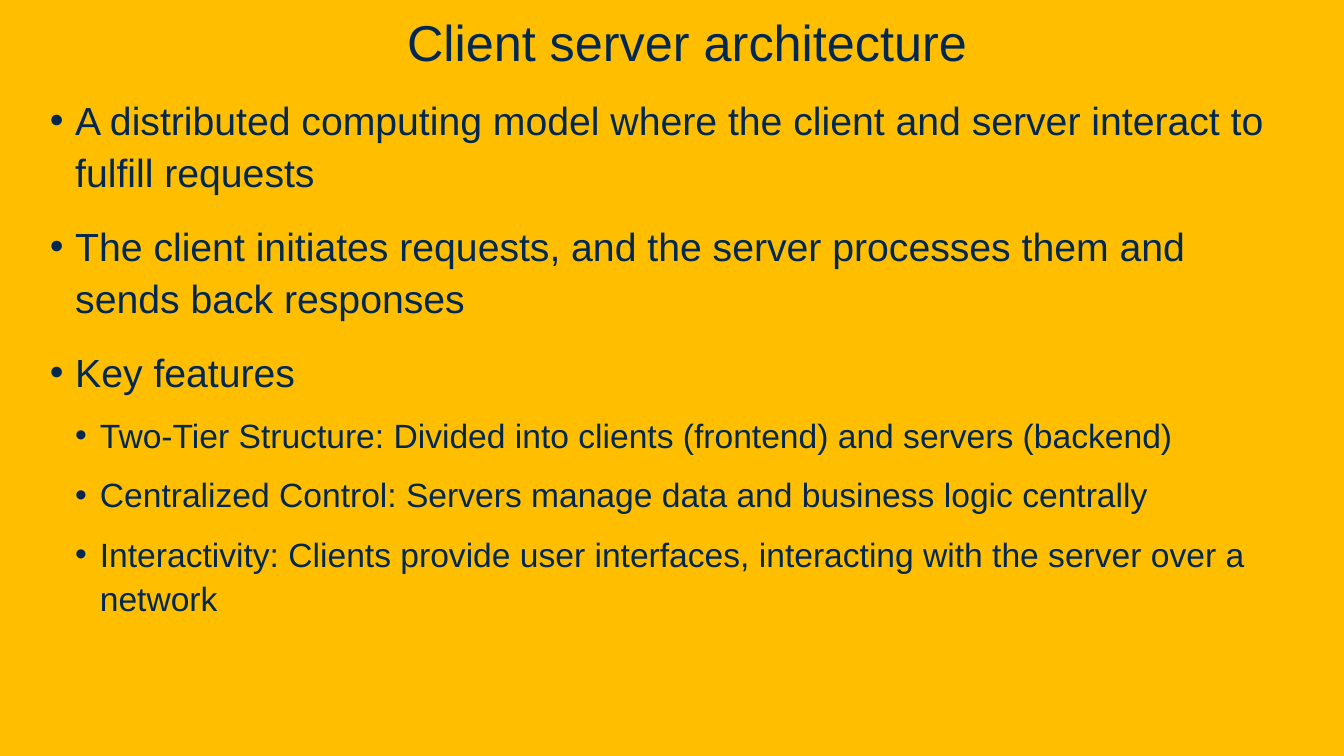
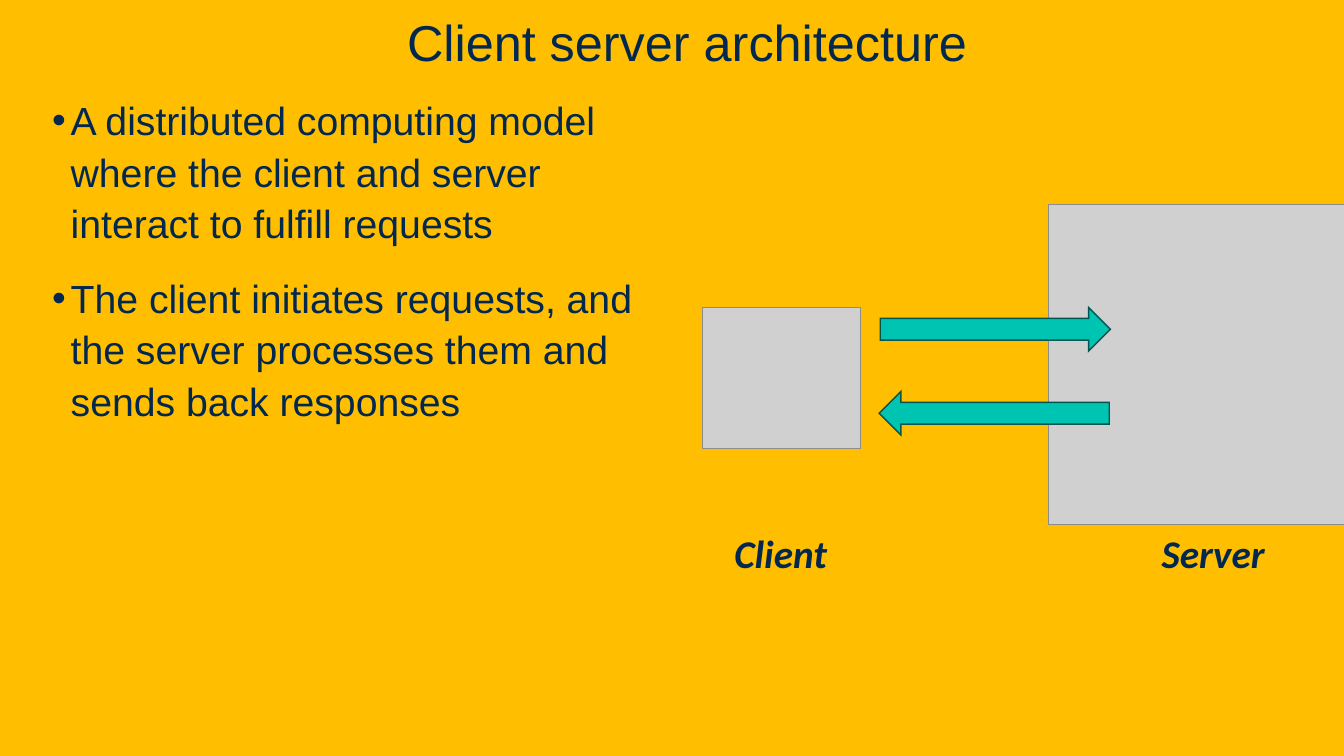
Before and after one commit to davsec-teaching/ECS160-Winter2025, a slide deck: slide 50 of slides/6_software_architecture.pptx (slide 46 before the commit). Drawn at 1344x756 pixels with LibreOffice and Linux fonts; fonts in the diff are those of the drawing; grey boxes stand for pictures; background and template pictures are left out. Boxes give left, top, right and bottom in pixels: in the first picture for what was removed or moved away, otherwise in the second. Text is boxed around its words. In the diff, an @@ line names an element or a change of style, - is before the commit and + after.

Commit message:
Update slide for software architecture

```diff
--- a/slides/6_software_architecture.pptx
+++ b/slides/6_software_architecture.pptx
@@ text "A distributed computing model where ..." at (x1=71, y1=106, x2=632, y2=424): indent changed @@
@@ picture added at (x1=1050, y1=205, x2=1344, y2=524) @@
@@ picture added at (x1=703, y1=308, x2=860, y2=449) @@
@@ right arrow added at (x1=880, y1=308, x2=1110, y2=351), fill #00C4B2, outline #00564E 1 pt @@
@@ text at (x1=75, y1=358, x2=1245, y2=612): paragraphs removed @@
-• Key features
-  • Two-Tier Structure: Divided into clients (frontend) and servers (backend)
-  • Centralized Control: Servers manage data and business logic centrally
-  • Interactivity: Clients provide user interfaces, interacting with the server over a network
@@ right arrow added at (x1=879, y1=391, x2=1109, y2=435), fill #00C4B2, outline #00564E 1 pt @@
@@ text added at (x1=734, y1=540, x2=827, y2=569), 28 pt, text #022850, bold, italic @@
+Client
@@ text added at (x1=1162, y1=542, x2=1265, y2=569), 28 pt, text #022850, bold, italic @@
+Server
```
Also in this commit, not shown: 12 other slides changed, 40 slides added, 3 slides removed.
